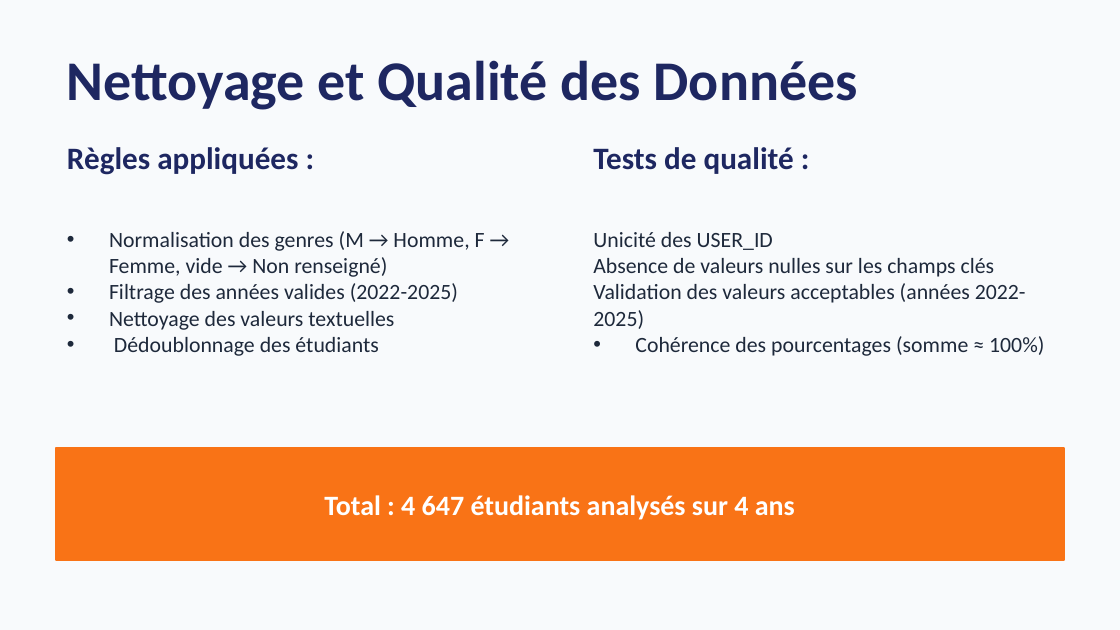
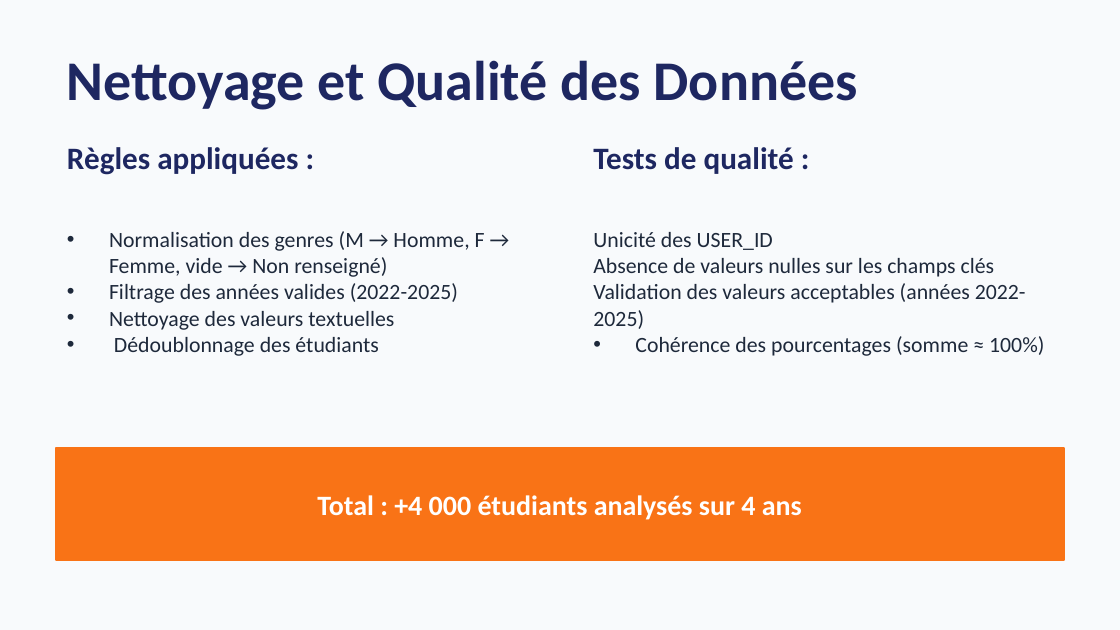
Before and after one commit to TheGoatLucien/Data_analyst, a slide deck: slide 6 of projets/projet 8/final F/Nzeutom_Lucien_1_fichier_022026/Analyse_Sociodemographique_OpenClassrooms.pptx. Drawn at 1120x630 pixels with LibreOffice and Linux fonts; fonts in the diff are those of the drawing. Boxes give left, top, right and bottom in pixels: in the first picture for what was removed or moved away, otherwise in the second. Text is boxed around its words. In the diff, an @@ line names an element or a change of style, - is before the commit and + after.

```diff
--- a/projets/projet 8/final F/Nzeutom_Lucien_1_fichier_022026/Analyse_Sociodemographique_OpenClassrooms.pptx
+++ b/projets/projet 8/final F/Nzeutom_Lucien_1_fichier_022026/Analyse_Sociodemographique_OpenClassrooms.pptx
@@ text at <box>317,495,802,520</box>: text changed @@
-Total : 4 647 étudiants analysés sur 4 ans
+Total : +4 000 étudiants analysés sur 4 ans
```
Also in this commit, not shown: 31 other files.
